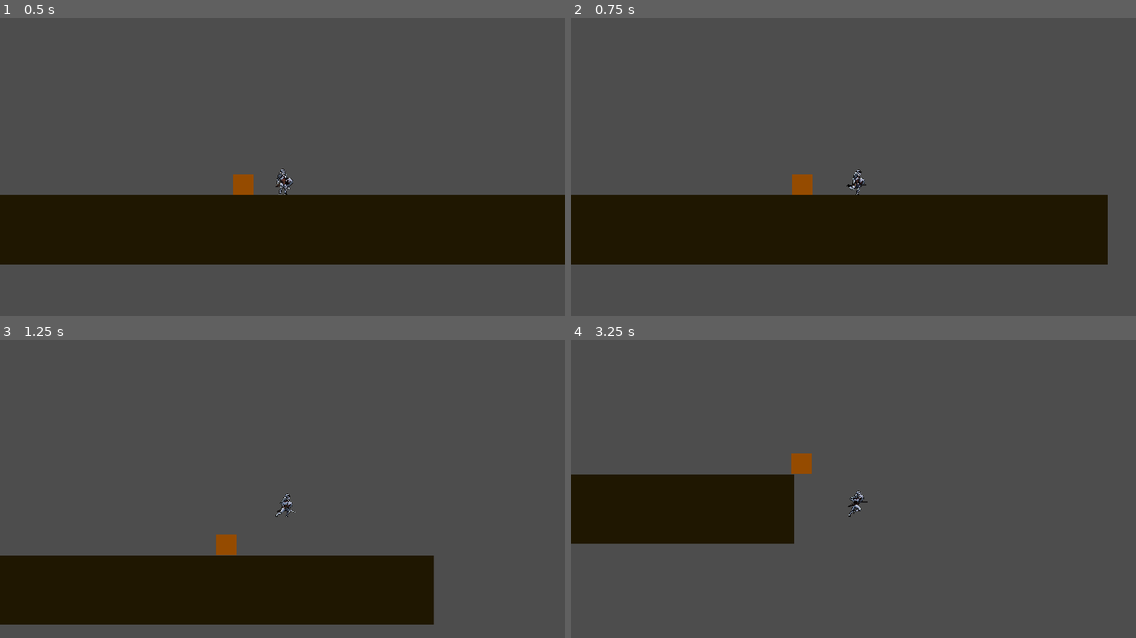
Above: before the commit, frames 1-4 (two rows, left to right).
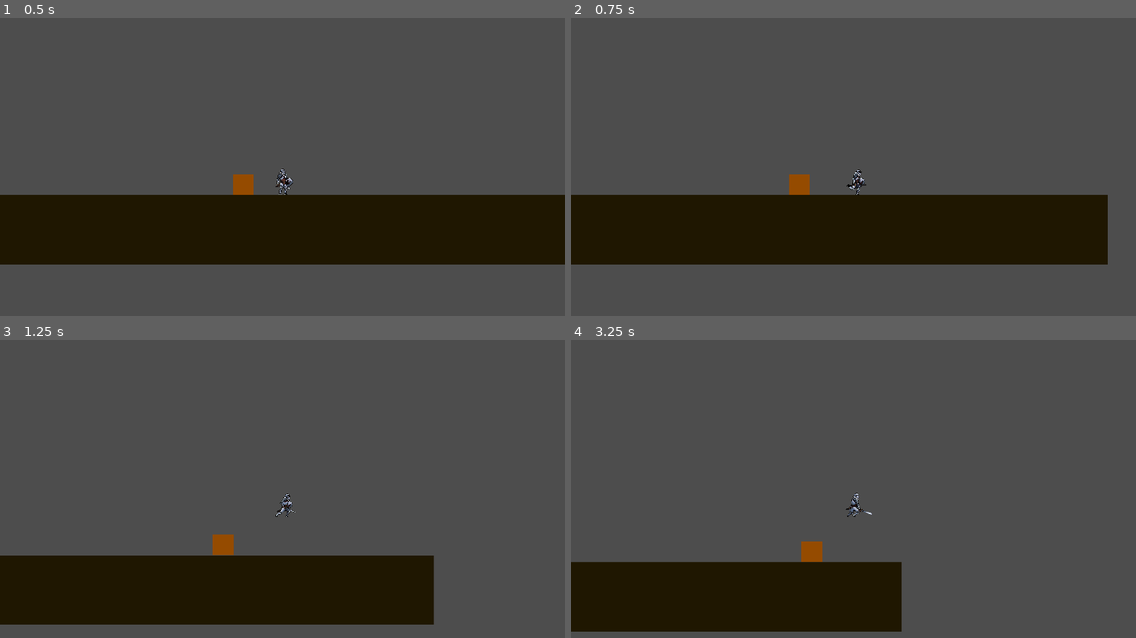
Above: after the commit, the same moments.

Repository: Darr3n2GG/Puzzle-Knight
Game: Godot game, scene res://Map/scenes/test.tscn
Two runs of this game, one before a commit and one after it. Both use one fixed random seed, a clock stepped at 60 frames per second and the inputs below. The project has no main scene, so this scene is started directly.
Inputs:
- Up to frame 1 (0.5 s): no input
- Up to frame 2 (0.75 s): hold D (right) from 0.53 s (still down)
- Up to frame 3 (1.25 s): keep holding D (right); tap Space (jump) at 0.77 s
- Up to frame 4 (3.25 s): tap Space (jump) at 1.52, 3.02 s; release D (right) at 2.03 s; hold A (left) 2.03-2.78 s; hold D (right) from 2.78 s (still down)

Frame 1 is identical in both runs. In frame 2, less than 0.1% of the frame differs, in the area x 38-43%, y 52-60%; in frame 3, less than 0.1%; in frame 4, 23%, in the area x 0-59%, y 38-98%.

Commit message:
build 0.0014
-added golem move state

Diff:
--- a/Map/scenes/test.tscn
+++ b/Map/scenes/test.tscn
@@ -10,17 +10,19 @@
 
 [node name="test" type="Node2D"]
 
+[node name="Golem" parent="." instance=ExtResource("2_pdniy")]
+position = Vector2(-38, -107)
+collision_layer = 2
+collision_mask = 2
+platform_floor_layers = 4294967294
+
 [node name="Player" parent="." instance=ExtResource("1_8egep")]
 position = Vector2(0, -15)
-
-[node name="Golem" parent="." instance=ExtResource("2_pdniy")]
-position = Vector2(-38, -107)
-platform_floor_layers = 4294901762
-platform_wall_layers = 1
 
 [node name="floor" type="Node2D" parent="."]
 
 [node name="Polygon2D" type="StaticBody2D" parent="floor"]
+collision_layer = 3
 physics_material_override = SubResource("PhysicsMaterial_sdppy")
 
 [node name="CollisionShape2D" type="CollisionShape2D" parent="floor/Polygon2D"]
--- a/project.godot
+++ b/project.godot
@@ -43,6 +43,11 @@
 ]
 }
 
+[layer_names]
+
+2d_physics/layer_1="player"
+2d_physics/layer_2="golem"
+
 [rendering]
 
 textures/canvas_textures/default_texture_filter=3
